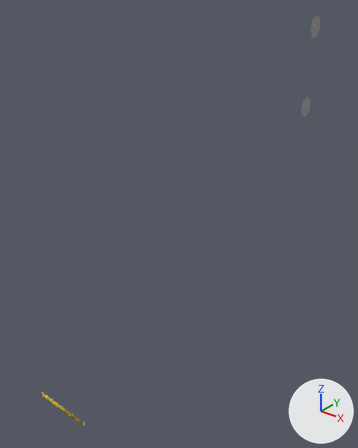
What one commit did to the OBJ model VirtualWarehouse/src/data/models/barriers/yellowGuardRail/YellowGuardRail.obj.
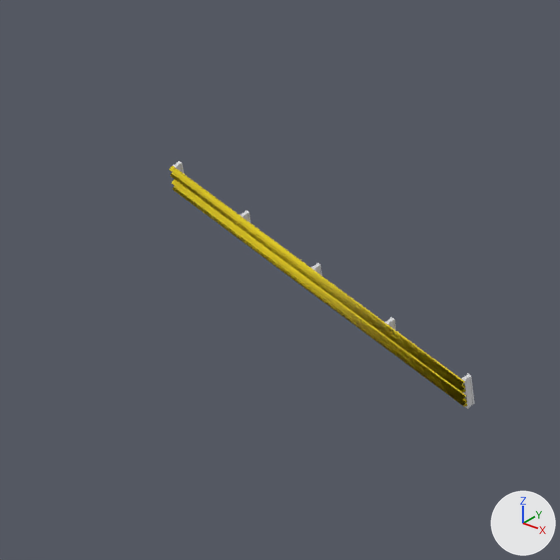
The first picture shows the older version from a 50 mm camera at (19.9, -14.7, 26.5) aimed at (4.6, 4.4, 14.7). The close-ups show both versions on the part from 5% to 27% of the width and 82% to 100% of the height of that picture; other places that the commit changed are outside them. Lighting does not change. The marker at lower right points along +X, +Y and +Z. Where no turn or scale is listed for an object, it has been applied to the vertices. Vertices at the same position are counted once.

Names of what the first close-up shows: 'YellowGuardRail'.
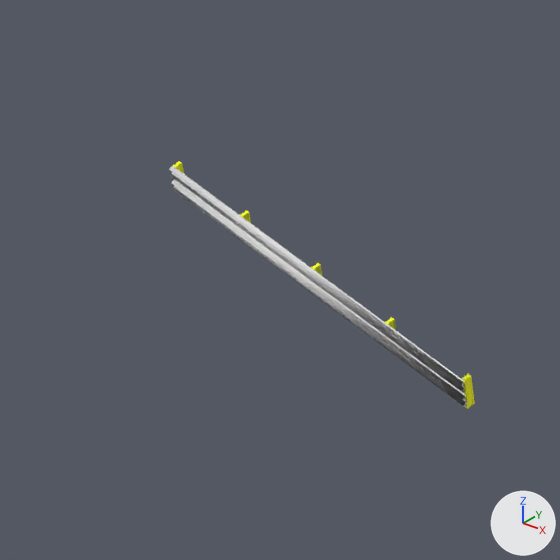
Boxes [x1, y1, x2, y2] around the edits, measured in the close-ups (560 x 560 px):
'YellowGuardRail', surface changed (yellow to grey): [169, 161, 475, 409] in both
part 1 of me_yellowguardrail, recoloured (yellow to grey): [169, 166, 467, 407] in both

Diff of the bpy script that builds the scene:
```diff
--- a/VirtualWarehouse/src/data/models/barriers/yellowGuardRail/YellowGuardRail.obj.py
+++ b/VirtualWarehouse/src/data/models/barriers/yellowGuardRail/YellowGuardRail.obj.py
@@ img_noise1_yellowguardrail_mesh_1_png @@
+img_noise1_yellowguardrail_mesh_1_png = load_image('noise1-YellowGuardRail_Mesh.1.png', 'noise1-YellowGuardRail_Mesh.1.png', 256, 256, 'sRGB')
@@ mat_id6 @@
 mat_id6 = principled_material('ID6')
-mat_id6.base_color = (0.706, 0.709, 0.722)  # light grey #dbdbdd
+mat_id6.texture = img_noise1_yellowguardrail_mesh_1_png
 mat_id6.roughness = 0.69
@@ mat_yellowguardrail_id20 @@
+mat_yellowguardrail_id20 = principled_material('YellowGuardRail:ID20')
+mat_yellowguardrail_id20.base_color = (0.8, 0.8, 0.8)  # white #e7e7e7
+mat_yellowguardrail_id20.roughness = 1.0
@@ mat_yellowguardrail_id59 @@
+mat_yellowguardrail_id59 = principled_material('YellowGuardRail:ID59')
+mat_yellowguardrail_id59.base_color = (0.8, 0.8, 0.8)  # white #e7e7e7
+mat_yellowguardrail_id59.roughness = 1.0
@@ me_yellowguardrail @@
 me_yellowguardrail.from_pydata(...)  # 458 vertices, 910 faces; spans x -4.3..11.4, y 0.0..4.6, z -0.1..25.4
 # used by ob_yellowguardrail; location = (0.0, 0.0, 0.0)
+# me_yellowguardrail part 1: 716 faces spanning x -4.3..0.0, y 0.0, z 0.0..0.3 switch from mat_id20 (yellow #e7cf00) to mat_yellowguardrail_id20 (white #e7e7e7)
 me_yellowguardrail.materials.append(mat_id6)
-me_yellowguardrail.materials.append(mat_id59)  # grey #959595
+me_yellowguardrail.materials.append(mat_yellowguardrail_id59)  # white #e7e7e7
```
